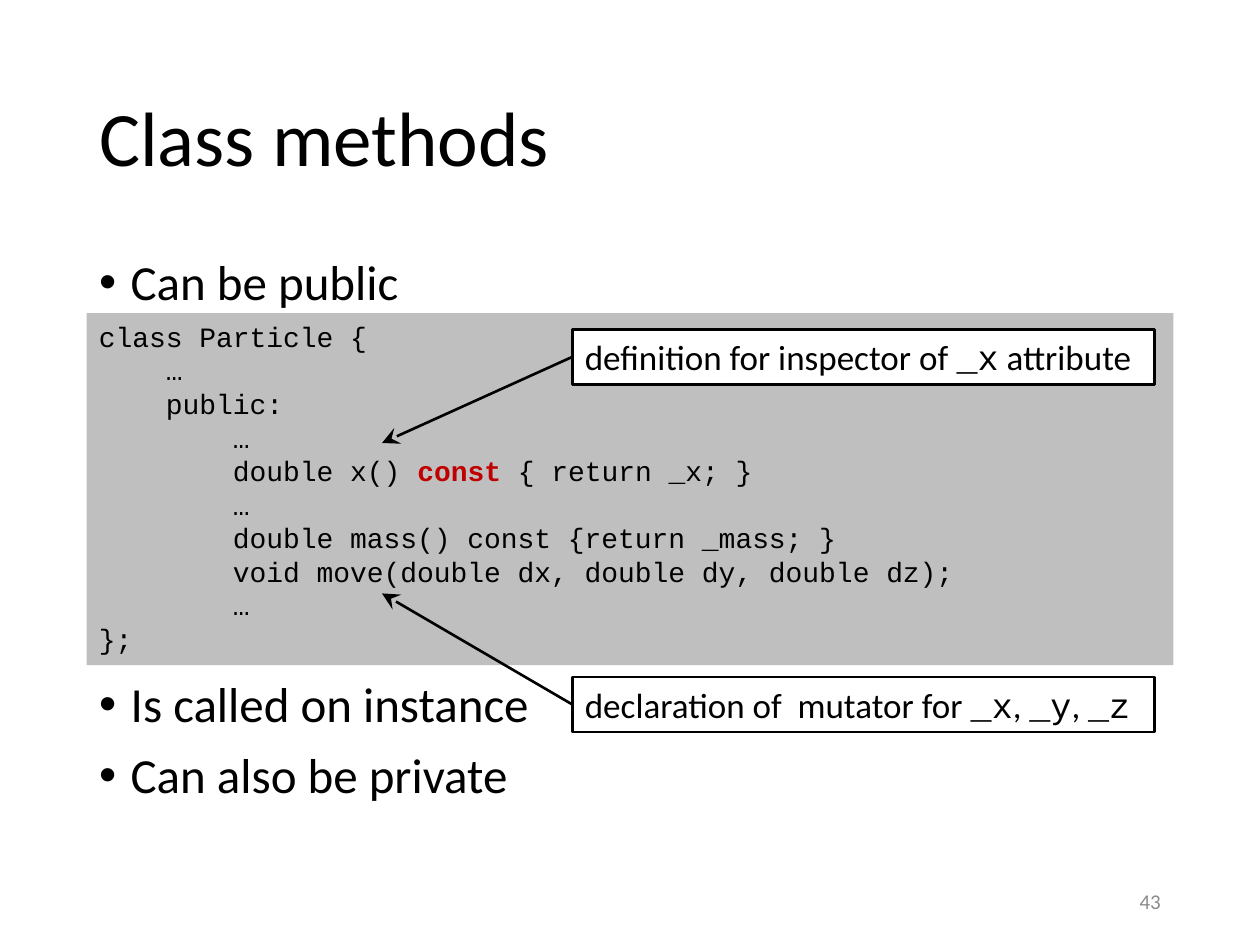
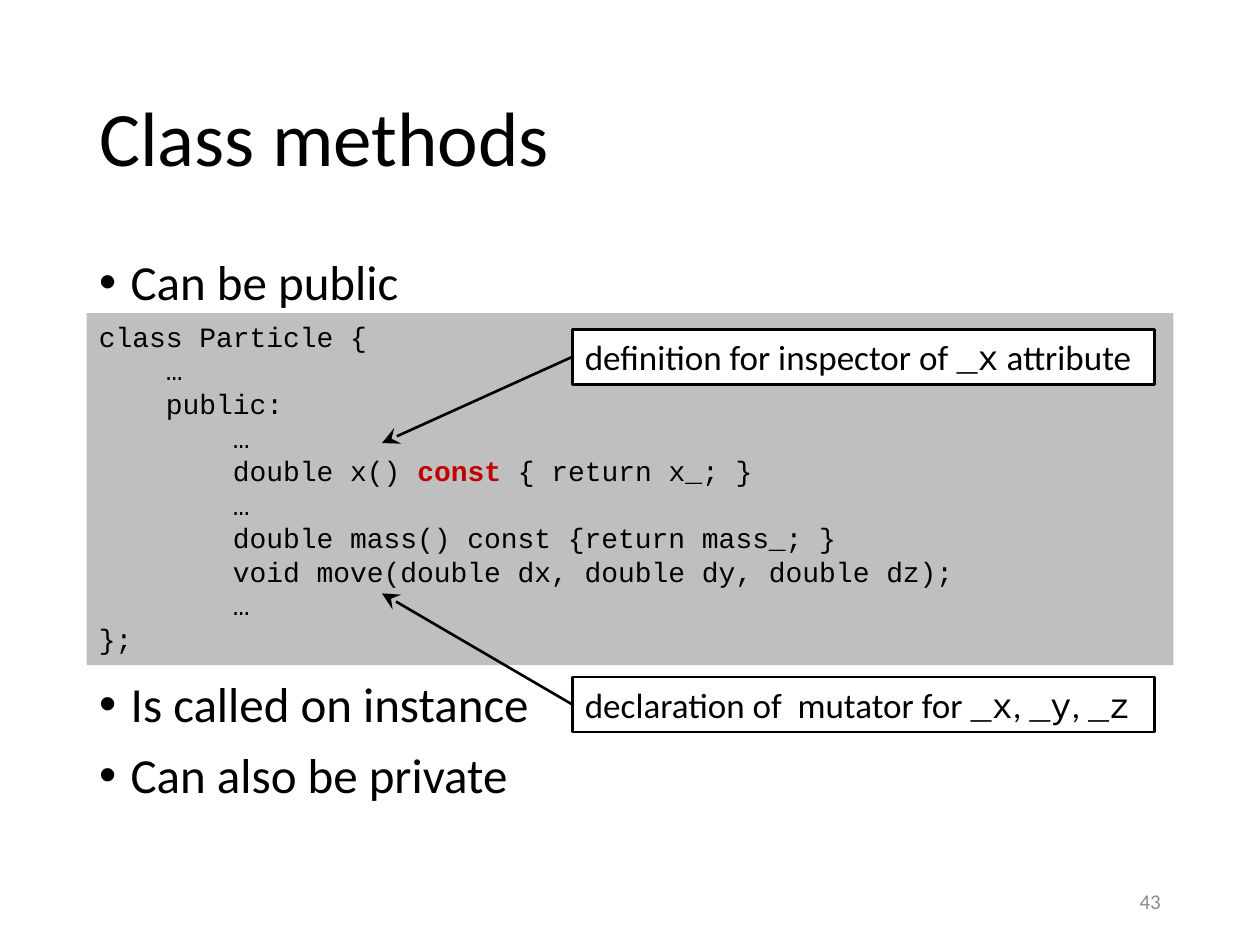
Before and after one commit to gjbex/training-material, a slide deck: slide 43 of CPlusPlus/scientific_cpp.pptx. Drawn at 1260x945 pixels with LibreOffice and Linux fonts; fonts in the diff are those of the drawing. Boxes give left, top, right and bottom in pixels: in the first picture for what was removed or moved away, otherwise in the second. Text is boxed around its words. In the diff, an @@ line names an element or a change of style, - is before the commit and + after.

Commit message:
Fix class member names

```diff
--- a/CPlusPlus/scientific_cpp.pptx
+++ b/CPlusPlus/scientific_cpp.pptx
@@ text in rectangle at (233,461,719,487): text changed @@
-double x() const { return _x; }
+double x() const { return x_; }
@@ text in rectangle at (233,529,803,554): text changed @@
-double mass() const {return _mass; }
+double mass() const {return mass_; }
```
Also in this commit, not shown: 12 other slides changed.
